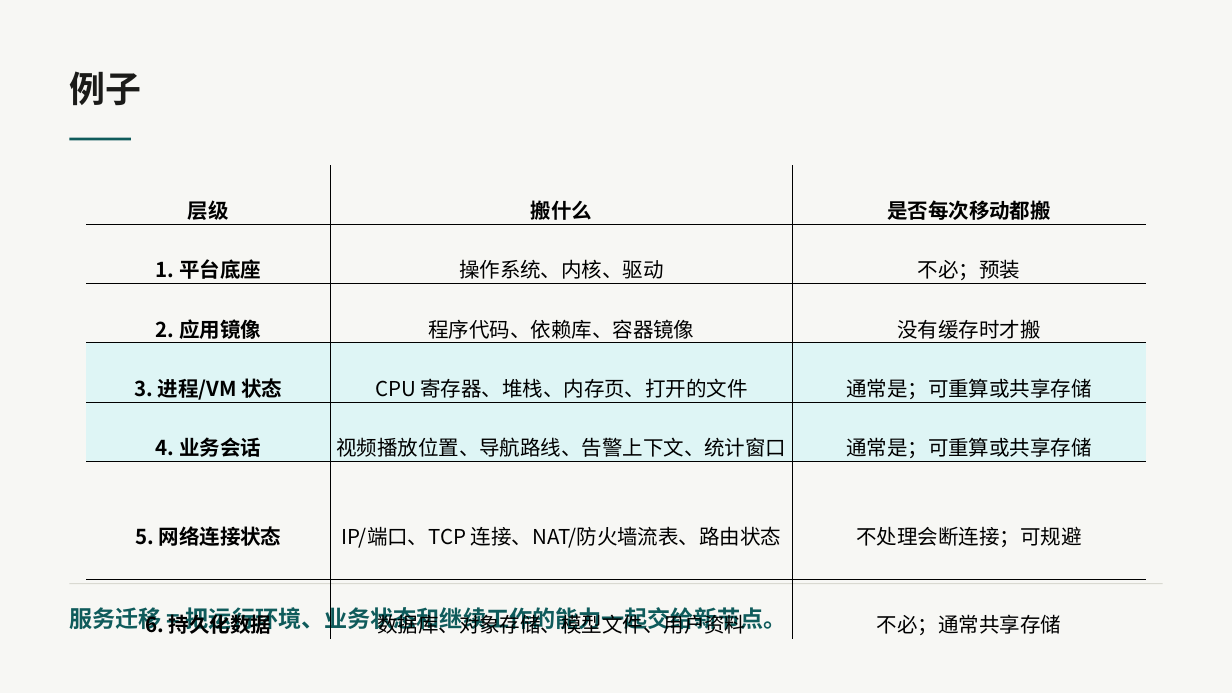
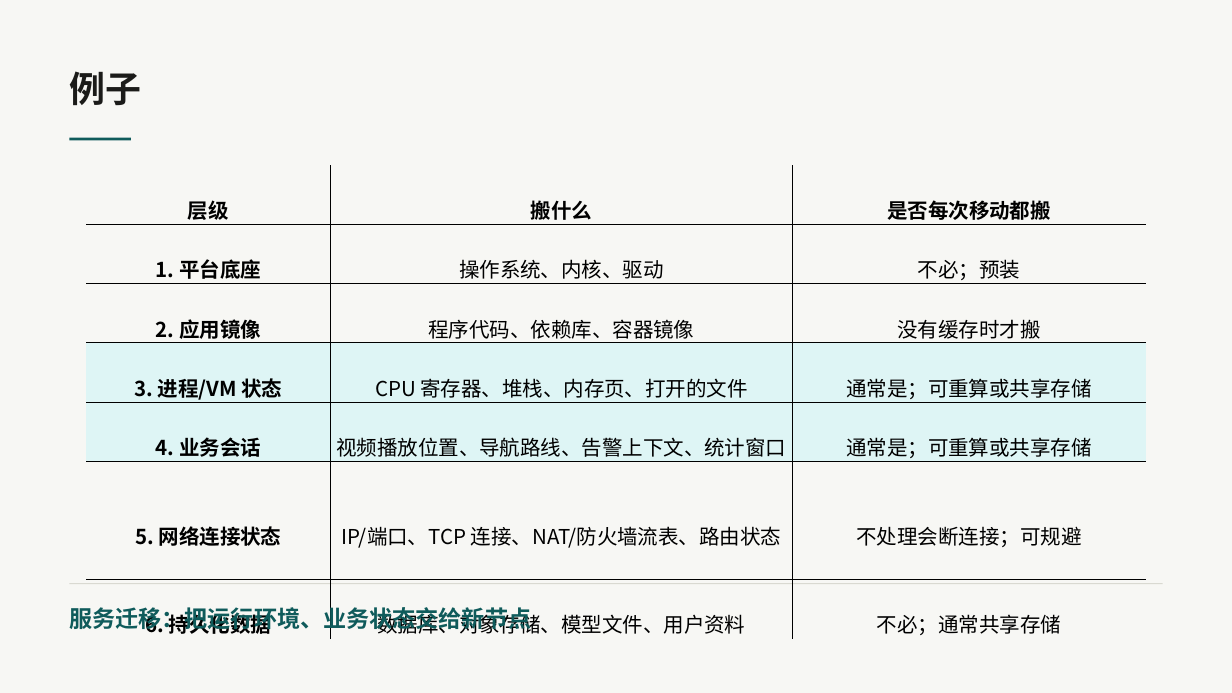
Before and after one commit to KaguraNia/MyEdgeSimPy, a slide deck: slide 4 of output/presentation/移动服务状态迁移.pptx. Drawn at 1232x693 pixels with LibreOffice and Linux fonts; fonts in the diff are those of the drawing. Boxes give left, top, right and bottom in pixels: in the first picture for what was removed or moved away, otherwise in the second. Text is boxed around its words. In the diff, an @@ line names an element or a change of style, - is before the commit and + after.

```diff
--- a/output/presentation/移动服务状态迁移.pptx
+++ b/output/presentation/移动服务状态迁移.pptx
@@ text at [69,604,531,633]: text changed @@
-服务迁移 = 把运行环境、业务状态和继续工作的能力一起交给新节点。
+服务迁移：把运行环境、业务状态交给新节点
```
Also in this commit, not shown: 15 other slides changed, 2 slides added, 2 slides removed, 23 other files.
